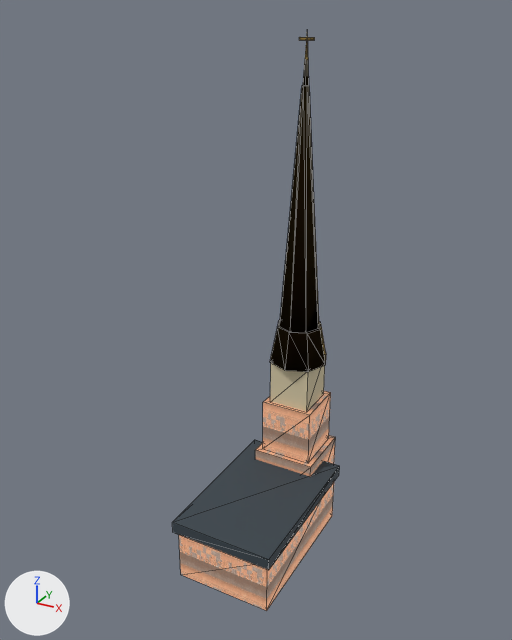
The glTF model assets/models/fortress.glb as it was, and as the next commit left it.
One viewpoint serves both versions: a 50 mm camera at (14.5, -28.9, 26.6) aimed at (-0.6, -1.5, 12.9). Every picture has the same lights, and +X, +Y and +Z are marked at lower left. The picture after the commit comes second. Mesh edges are drawn as thin lines. Vertices at exactly the same position are counted once.

The first picture shows 'fortress'.
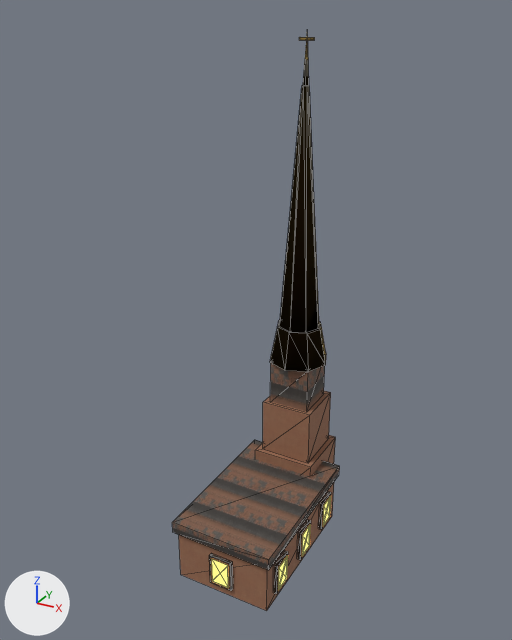
Pixel boxes [x1, y1, x2, y2] of what changed, in the pictures (512 x 640 px):
part 1 of me_fortress, added: after [209, 554, 233, 591]
part 2 of me_fortress, added: after [319, 492, 331, 530]
part 3 of me_fortress, added: after [298, 519, 311, 560]
part 4 of me_fortress, added: after [274, 551, 288, 594]
part 5 of me_fortress, added: after [211, 558, 229, 588]
part 6 of me_fortress, added: after [322, 496, 331, 527]
part 7 of me_fortress, added: after [302, 524, 311, 557]
part 8 of me_fortress, added: after [278, 555, 288, 591]
part 9 of me_fortress, recoloured (darker): [179, 391, 335, 611] in both
part 10 of me_fortress, recoloured: [172, 440, 340, 570] in both
part 11 of me_fortress, recoloured (darker): [270, 363, 325, 411] in both

Patch to the scene script:
```diff
--- a/assets/models/fortress.glb.py
+++ b/assets/models/fortress.glb.py
@@ mat_realtrim @@
+mat_realtrim = bpy.data.materials.new('realTrim')
+# uses the picture img_image_3
+# uses the picture img_image_4
+# uses the picture img_image_5
@@ mat_realplaster @@
+mat_realplaster = bpy.data.materials.new('realPlaster')
+# uses the picture img_image_0
+# uses the picture img_image_1
+# uses the picture img_image_2
@@ me_fortress @@
-me_fortress.from_pydata(...)  # 90 vertices, 148 faces; spans x -2.7..2.7, y -6.2..3.9, z 0.0..25.8
+me_fortress.from_pydata(...)  # 218 vertices, 340 faces; spans x -2.7..2.7, y -6.2..3.9, z 0.0..25.8
+# me_fortress part 1: a new loose piece, a box spanning x -0.6..0.6, y -6.16..-5.96, z 0.5..2.2, in mat_frame (black #2a2622)
+# me_fortress part 2: a new loose piece, a box spanning x 2.46..2.66, y 0.07..1.27, z 0.5..2.2, in mat_frame (black #2a2622)
+# me_fortress part 3: a new loose piece, a box spanning x 2.46..2.66, y -2.6..-1.4, z 0.5..2.2, in mat_frame (black #2a2622)
+# me_fortress part 4: a new loose piece, a box spanning x 2.46..2.66, y -5.27..-4.07, z 0.5..2.2, in mat_frame (black #2a2622)
+# me_fortress part 5: a new loose piece, a box spanning x -0.475..0.475, y -6.21..-6.15, z 0.625..2.075, in mat_glass (black #0a0e16, glowing orange #ffb060)
+# me_fortress part 6: a new loose piece, a box spanning x 2.65..2.71, y 0.192..1.142, z 0.625..2.075, in mat_glass (black #0a0e16, glowing orange #ffb060)
+# me_fortress part 7: a new loose piece, a box spanning x 2.65..2.71, y -2.475..-1.525, z 0.625..2.075, in mat_glass (black #0a0e16, glowing orange #ffb060)
+# me_fortress part 8: a new loose piece, a box spanning x 2.65..2.71, y -5.142..-4.192, z 0.625..2.075, in mat_glass (black #0a0e16, glowing orange #ffb060)
+# me_fortress part 9: 36 faces spanning x -2.5..2.5, y -6.0..3.9, z 0.0..7.0 switch from mat_facadestone to mat_realplaster
+# me_fortress part 10: 12 faces spanning x -2.7..2.7, y -6.2..2.2, z 2.8..3.4 switch from mat_graphite (greyish blue #3c474f) to mat_realtrim
+# me_fortress part 11: 12 faces spanning x -1.1..1.1, y 1.1..3.3, z 6.9..9.4 switch from mat_stone (beige #d8cba8) to mat_realtrim
+# other edits to the shape of me_fortress do not show in these pictures
 me_fortress.materials.append(mat_brass)
+me_fortress.materials.append(mat_frame)  # black #2a2622
+me_fortress.materials.append(mat_glass)  # black #0a0e16, glowing orange #ffb060
```
